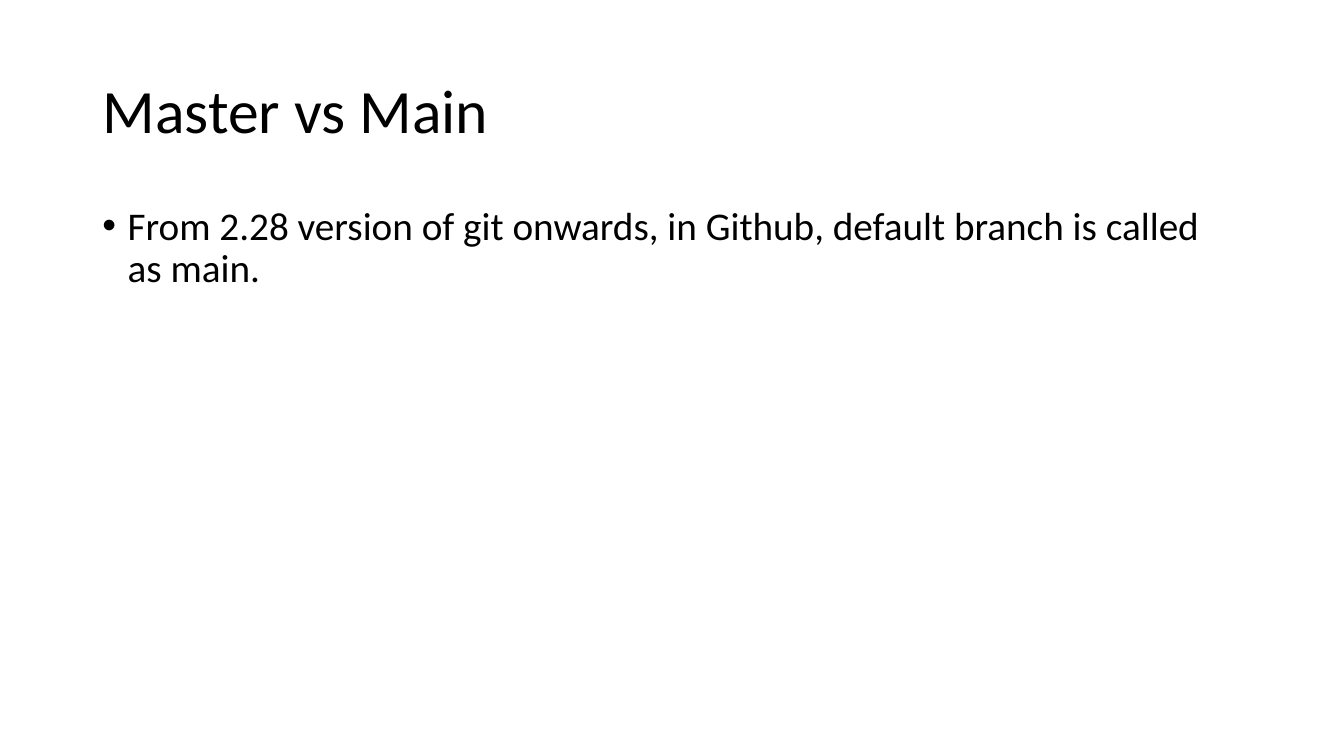
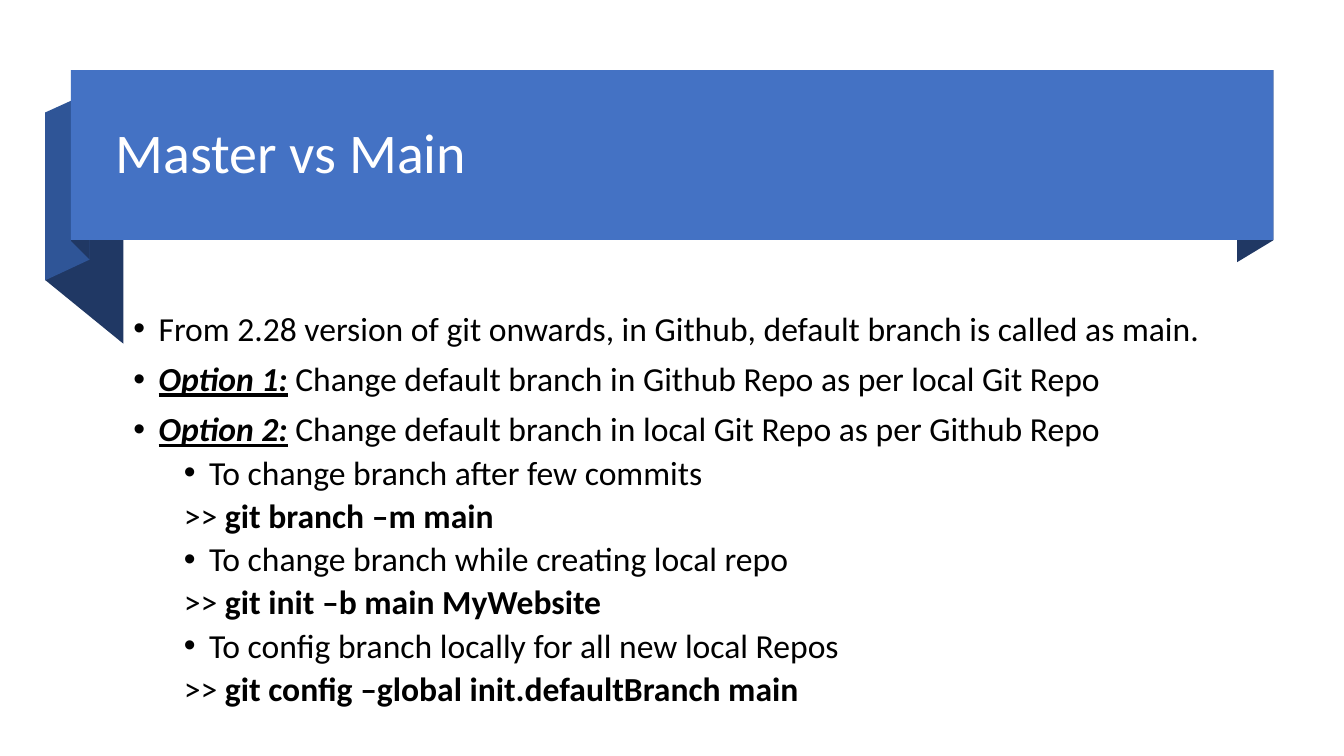
Before and after one commit to SalmanAli-W/GIT-PPT, a slide deck: slide 42 of GIT.pptx. Drawn at 1344x756 pixels with LibreOffice and Linux fonts; fonts in the diff are those of the drawing. Boxes give left, top, right and bottom in pixels: in the first picture for what was removed or moved away, otherwise in the second. Text is boxed around its words. In the diff, an @@ line names an element or a change of style, - is before the commit and + after.

```diff
--- a/GIT.pptx
+++ b/GIT.pptx
@@ rectangle added at (71, 71, 1273, 241), fill #4472C4 @@
@@ freeform shape added at (72, 71, 90, 259), fill #203864 @@
@@ title "Master vs Main": place and size @@
-title "Master vs Main" at (102, 90, 489, 134)
+title "Master vs Main" at (116, 134, 466, 174)
@@ title "Master vs Main" at (116, 134, 466, 174): size 44 to 40 pt, text colour #000000 to #FFFFFF @@
@@ freeform shape added at (1237, 71, 1273, 263), fill #203864 @@
@@ freeform shape added at (45, 113, 124, 344), fill #203864 @@
@@ freeform shape added at (45, 93, 90, 281), fill #2F5597 @@
@@ text "From 2.28 version of git ...": place and size @@
-text "From 2.28 version of git ..." at (128, 212, 1199, 283)
+text "From 2.28 version of git ..." at (159, 317, 1199, 707)
@@ text "From 2.28 version of git ..." at (159, 317, 1199, 707): vertical alignment top to middle @@
@@ text at (159, 317, 1199, 347): size 28 to 24 pt in "From 2.28 version of git onwards, in ..." @@
@@ text at (159, 367, 1100, 707): paragraphs added @@
+• Option 1: Change default branch in Github Repo as per local Git Repo
+• Option 2: Change default branch in local Git Repo as per Github Repo
+  • To change branch after few commits
+  >> git branch –m main
+  • To change branch while creating local repo
+  >> git init –b main MyWebsite
+  • To config branch locally for all new local Repos
+  >> git config –global init.defaultBranch main
```
Also in this commit, not shown: 4 slides added.
